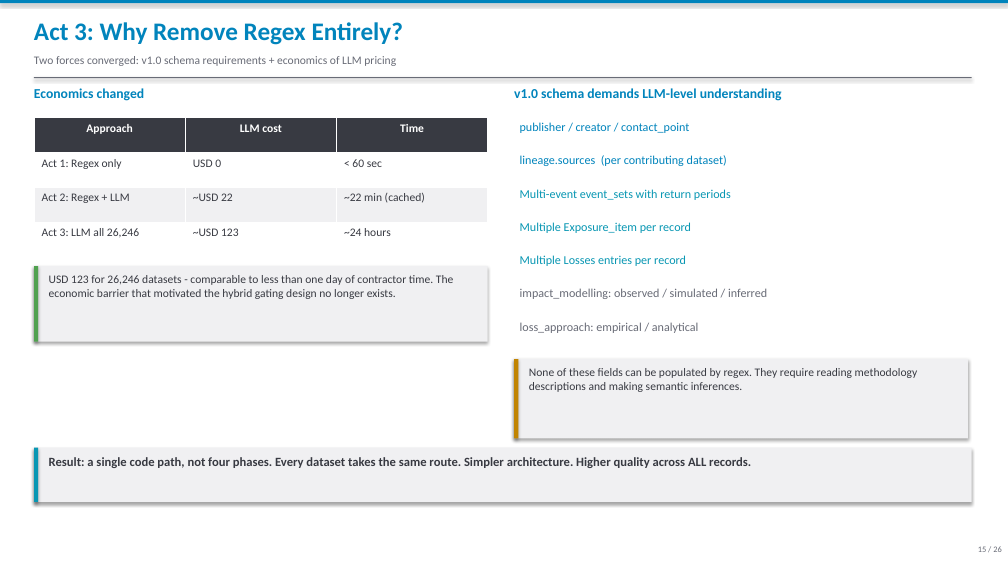
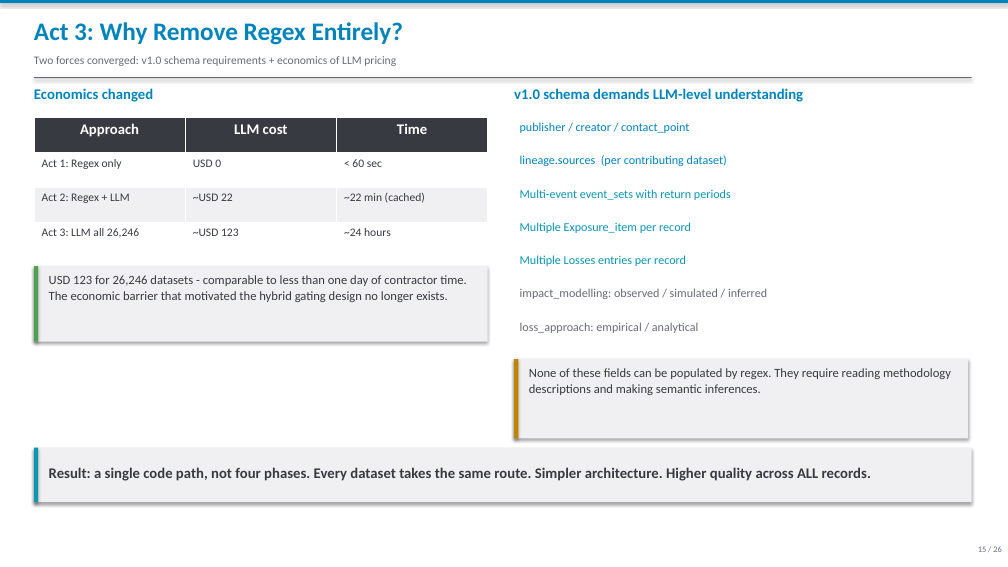
Before and after one commit to bennyistanto/to-rdls, a slide deck: slide 15 of docs/hdx2rdls_journey_20260512.pptx. Drawn at 1008x567 pixels with LibreOffice and Linux fonts; fonts in the diff are those of the drawing. Boxes give left, top, right and bottom in pixels: in the first picture for what was removed or moved away, otherwise in the second. Text is boxed around its words. In the diff, an @@ line names an element or a change of style, - is before the commit and + after.

```diff
--- a/docs/hdx2rdls_journey_20260512.pptx
+++ b/docs/hdx2rdls_journey_20260512.pptx
@@ text "Economics changed" at bbox=[34, 88, 153, 102]: size 13 to 14 pt @@
@@ text "v1.0 schema demands LLM-level understanding" at bbox=[514, 88, 803, 102]: size 13 to 14 pt @@
@@ table at bbox=[34, 117, 488, 257] @@
@@ size 11 to 14 pt in "Approach", "LLM cost", "Time" @@
@@ text "USD 123 for 26,246 datasets ..." at bbox=[49, 275, 466, 302]: size 11 to 12 pt @@
@@ text "None of these fields can ..." at bbox=[529, 368, 951, 395]: size 11 to 12 pt @@
@@ text "Result: a single code path, ...": place and size @@
-text "Result: a single code path, ..." at bbox=[49, 457, 751, 468]
+text "Result: a single code path, ..." at bbox=[49, 467, 871, 481]
@@ text "Result: a single code path, ..." at bbox=[49, 467, 871, 481]: size 12 to 14 pt @@
```
Also in this commit, not shown: 25 other slides changed, 26 other files.
